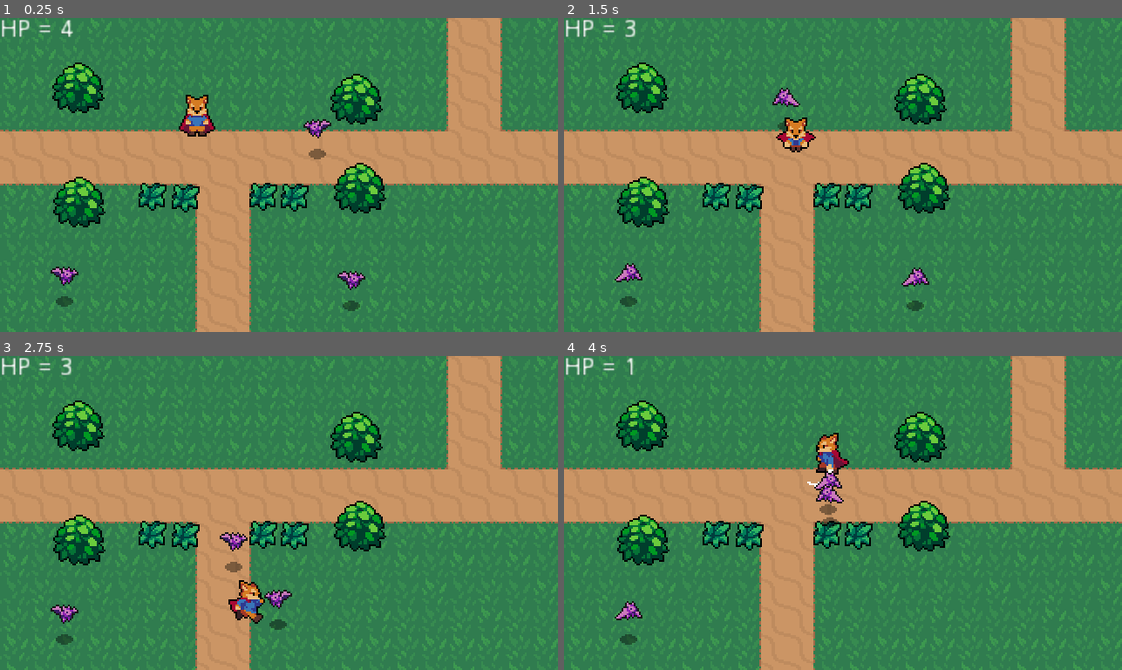
Above: before the commit, frames 1-4 (two rows, left to right).
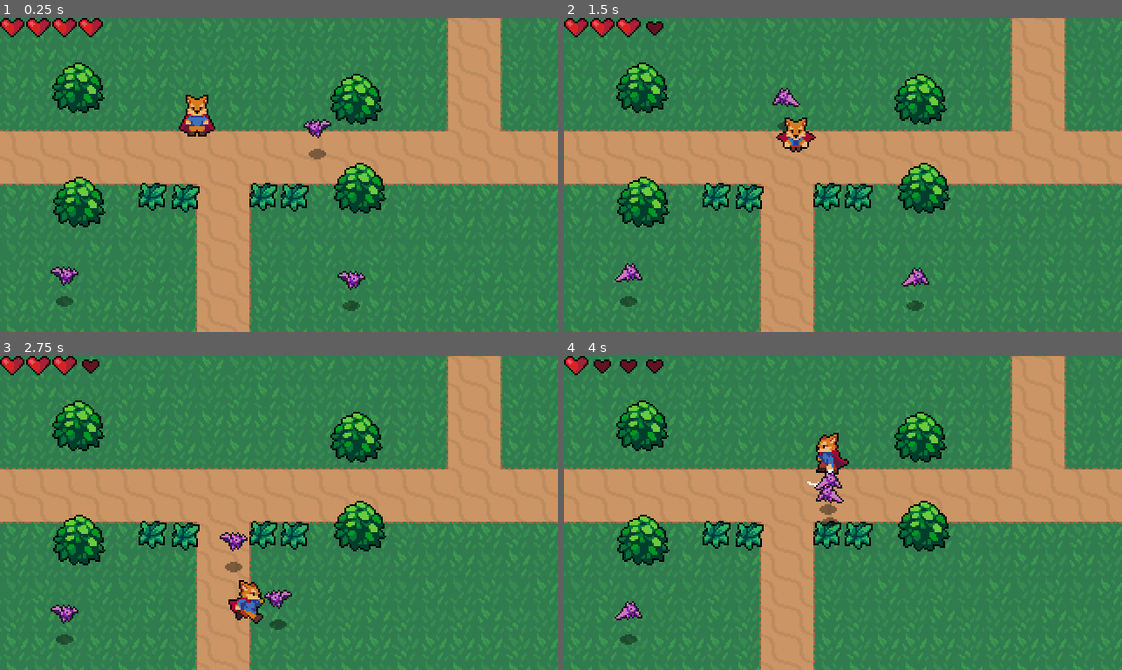
Above: after the commit, the same moments.

Repository: Firet/2d-action-rpg
Game: Godot game, scene res://World.tscn
Same seed, same stepped clock (60 frames per second), same inputs: the game is played once before the commit and once after it.
Inputs:
- Up to frame 1 (0.25 s): no input
- Up to frame 2 (1.5 s): hold Right (ui_right) 0.53-1.28 s; tap J (attack) at 0.6 s; hold Down (ui_down) from 1.28 s (still down); tap X (roll) at 1.35 s
- Up to frame 3 (2.75 s): release Down (ui_down) at 2.03 s; hold Right (ui_right) from 2.03 s (still down); tap J (attack) at 2.1 s
- Up to frame 4 (4 s): release Right (ui_right) at 2.78 s; hold Up (ui_up) 2.78-3.53 s; tap X (roll) at 2.85 s; hold Left (ui_left) from 3.53 s (still down); tap J (attack) at 3.6 s

The runs differ from the first frame. In frame 1, 0.8% of the frame differs, in the area x 0-19%, y 0-7%; in frame 2, 0.7%; in frame 3, 0.7%; in frame 4, 0.6%.

Commit message:
Add hearts icons as HP indicator

Diff:
--- a/Stats.gd
+++ b/Stats.gd
@@ -1,7 +1,7 @@
 extends Node
 
-export(int) var max_health = 1
-onready var health = max_health setget set_health
+export(int) var max_health = 1 setget set_max_health
+var health = max_health setget set_health
 
 # This is a way to check for no health
 # but its not performant, because it asking
@@ -13,9 +13,21 @@
 
 signal no_health
 signal health_changed(value)
+signal max_health_changed(value)
 
+func set_max_health(value):
+	max_health = value
+	# Check that actual health cannot ever
+	# be larger than max health
+	self.health = min(health, max_health)
+	emit_signal("max_health_changed", max_health)
 func set_health(value):
 	health = value
 	emit_signal("health_changed", health)
 	if health <= 0:
 		emit_signal("no_health")
+
+# This function is created to solve the imposibility
+# to make health onready
+func _ready():
+	self.health = max_health
--- a/UI/HealthUI.gd
+++ b/UI/HealthUI.gd
@@ -3,17 +3,25 @@
 var hearts = 4 setget set_hearts
 var max_hearts = 4 setget set_max_hearts
 
-onready var label = $Label
+onready var heartUIFull = $HeartUIFull
+onready var heartUIEmpty = $HeartUIEmpty
 
 func set_hearts(value):
 	hearts = clamp(value, 0, max_hearts)
-	if label != null:
-		label.text = "HP = " + str(hearts)
+	if heartUIFull != null:
+		# 15 is the size of the heart texture
+		heartUIFull.rect_size.x = hearts * 15
 
 func set_max_hearts(value):
 	max_hearts = max(value, 1)
+	# Check that actual health cannot ever
+	# be larger than max health.
+	self.hearts = min(hearts, max_hearts)
+	if heartUIEmpty != null:
+		heartUIEmpty.rect_size.x = max_hearts * 15
 
 func _ready():
 	self.max_hearts = PlayerStats.max_health
 	self.hearts = PlayerStats.health
 	PlayerStats.connect("health_changed", self, "set_hearts")
+	PlayerStats.connect("max_health_changed", self, "set_max_hearts")
--- a/UI/HealthUI.tscn
+++ b/UI/HealthUI.tscn
@@ -1,19 +1,25 @@
-[gd_scene load_steps=2 format=2]
+[gd_scene load_steps=4 format=2]
 
 [ext_resource path="res://UI/HealthUI.gd" type="Script" id=1]
+[ext_resource path="res://UI/HeartUIEmpty.png" type="Texture" id=2]
+[ext_resource path="res://UI/HeartUIFull.png" type="Texture" id=3]
 
 [node name="HealthUI" type="Control"]
-margin_right = 40.0
-margin_bottom = 40.0
+margin_right = 80.0
+margin_bottom = 12.0
 script = ExtResource( 1 )
 __meta__ = {
 "_edit_use_anchors_": false
 }
 
-[node name="Label" type="Label" parent="."]
-margin_right = 80.0
-margin_bottom = 14.0
-text = "HP = 4"
-__meta__ = {
-"_edit_use_anchors_": false
-}
+[node name="HeartUIEmpty" type="TextureRect" parent="."]
+margin_right = 59.0
+margin_bottom = 11.0
+texture = ExtResource( 2 )
+stretch_mode = 2
+
+[node name="HeartUIFull" type="TextureRect" parent="."]
+margin_right = 45.0
+margin_bottom = 11.0
+texture = ExtResource( 3 )
+stretch_mode = 2
